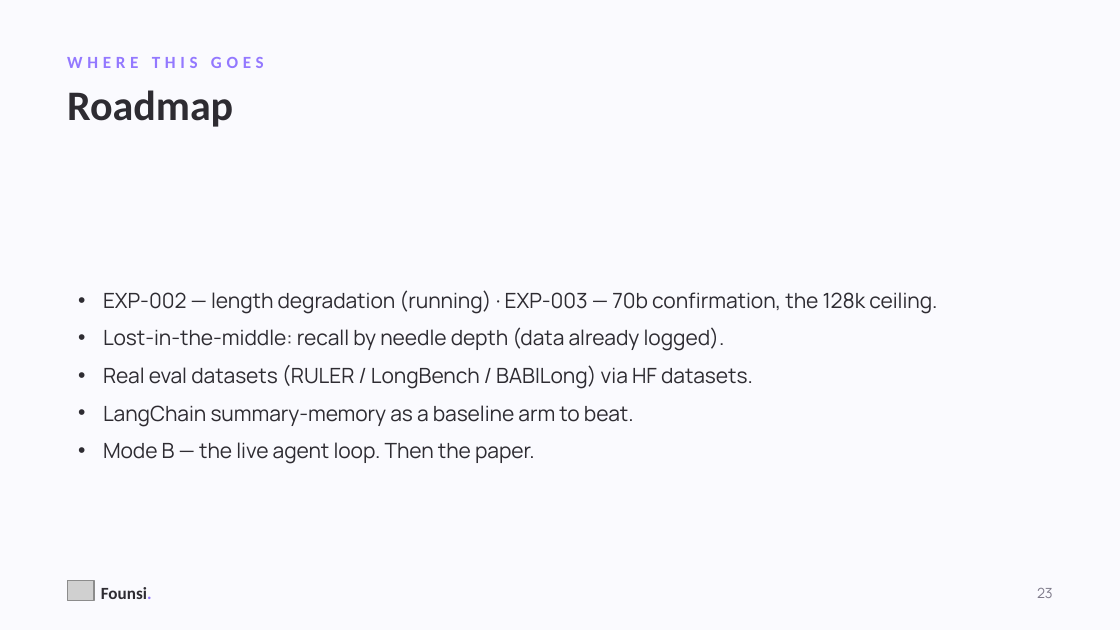
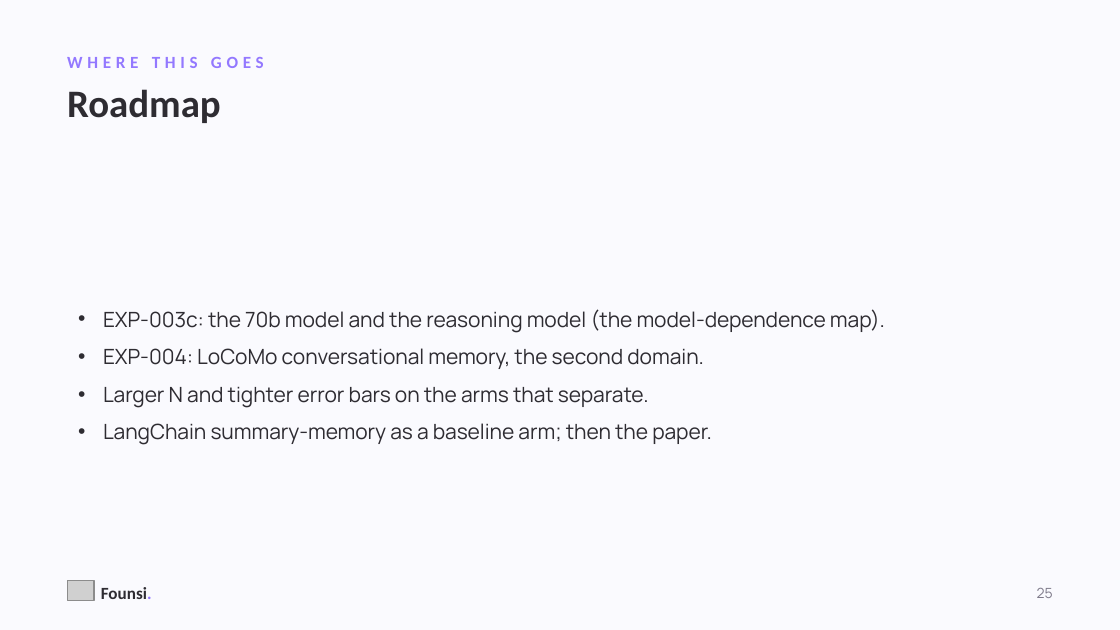
Before and after one commit to kanishkpatel1995/agent-harness, a slide deck: slide 25 of presentation/founsi-context-engineering.pptx (slide 23 before the commit). Drawn at 1120x630 pixels with LibreOffice and Linux fonts; fonts in the diff are those of the drawing; grey boxes stand for pictures. Boxes give left, top, right and bottom in pixels: in the first picture for what was removed or moved away, otherwise in the second. Text is boxed around its words. In the diff, an @@ line names an element or a change of style, - is before the commit and + after.

```diff
--- a/presentation/founsi-context-engineering.pptx
+++ b/presentation/founsi-context-engineering.pptx
@@ text "Roadmap" at (67,89,221,123): size 27 to 25 pt @@
@@ text at (103,309,885,445): text changed @@
-• EXP-002 — length degradation (running) · EXP-003 — 70b confirmation, the 128k ceiling.
-• Lost-in-the-middle: recall by needle depth (data already logged).
-• Real eval datasets (RULER / LongBench / BABILong) via HF datasets.
-• LangChain summary-memory as a baseline arm to beat.
-• Mode B — the live agent loop. Then the paper.
+• EXP-003c: the 70b model and the reasoning model (the model-dependence map).
+• EXP-004: LoCoMo conversational memory, the second domain.
+• Larger N and tighter error bars on the arms that separate.
+• LangChain summary-memory as a baseline arm; then the paper.
@@ text at (1037,588,1053,598): text changed @@
-23
+25
```
Also in this commit, not shown: 2 other slides changed, 2 slides added, 4 other files.
